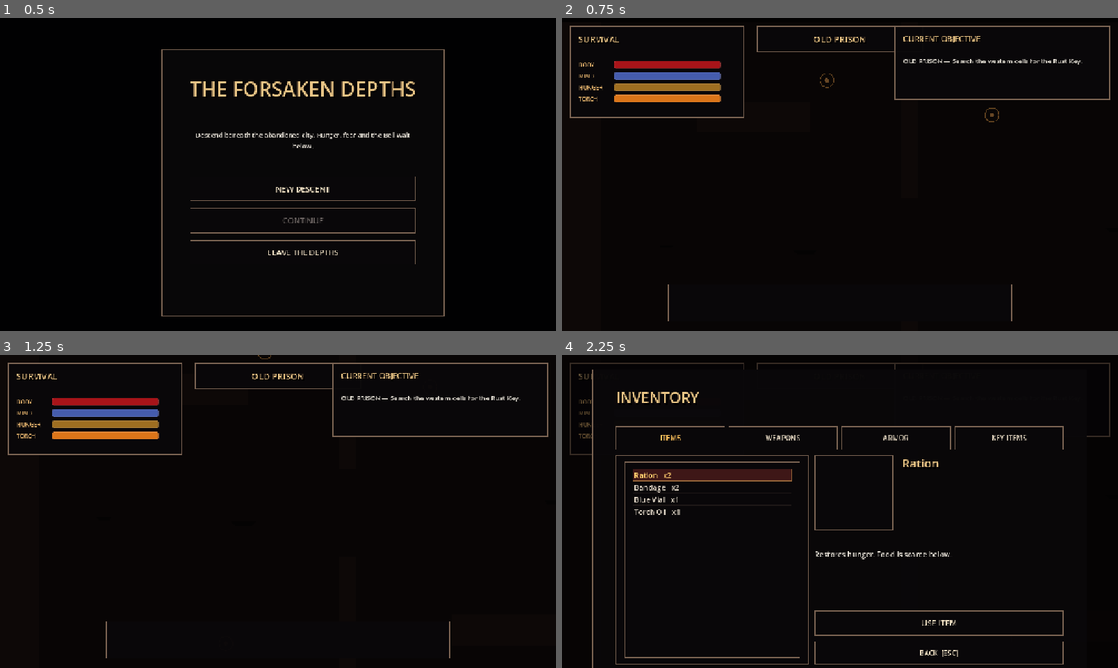
Above: before the commit, frames 1-4 (two rows, left to right).
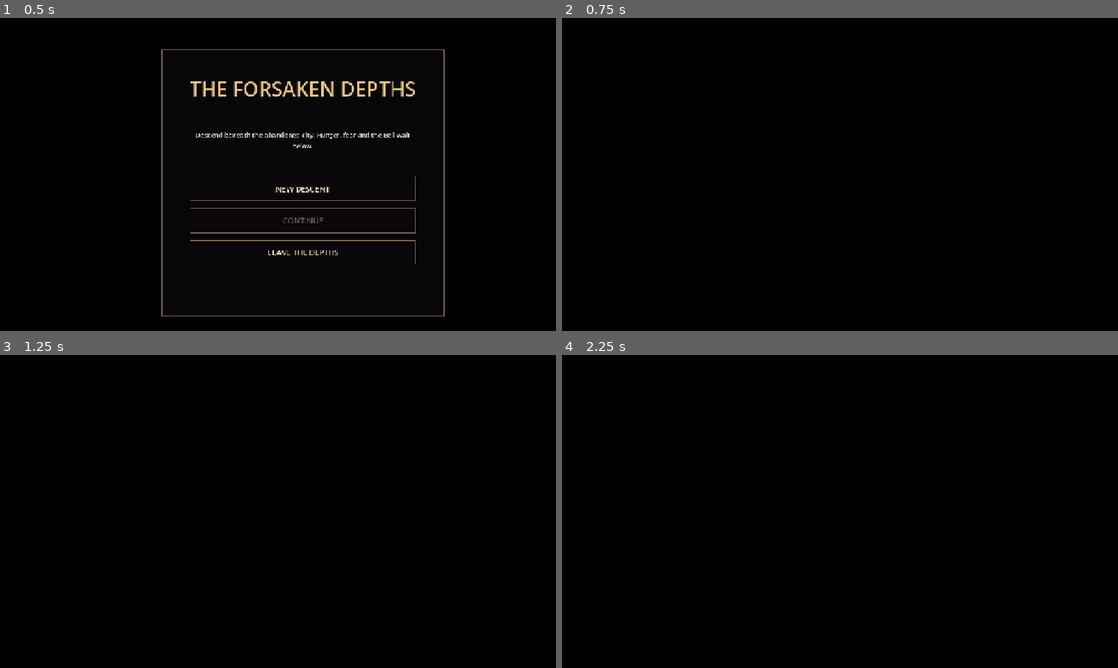
Above: after the commit, the same moments.

Repository: Worawit0/space-dodge-game01
Game: Godot game, scene res://scenes/main/main.tscn
Same seed, same stepped clock (60 frames per second), same inputs: the game is played once before the commit and once after it.
Inputs:
- Up to frame 1 (0.5 s): no input
- Up to frame 2 (0.75 s): click "NEW DESCENT" at 0.5 s
- Up to frame 3 (1.25 s): no input
- Up to frame 4 (2.25 s): tap Enter at 1.25 s; hold D 1.28-2.03 s; tap E at 1.35 s; tap Space at 1.52, 2 s; hold S from 2.03 s (still down); tap I at 2.1 s

Frame 1 is identical in both runs. In frame 2, 3.7% of the frame differs, in the area x 1-99%, y 2-97%; in frame 3, 3.7%; in frame 4, 5.3%, in the area x 1-99%, y 2-100%.
Error after the commit: Parse Error: Cannot infer the type of "x" variable because the value doesn't have a set type. (res://scripts/world/game_world.gd:207)

Commit message:
V9 HUD area titles

Diff:
--- a/forsaken_v7/scripts/world/game_world.gd
+++ b/forsaken_v7/scripts/world/game_world.gd
@@ -36,6 +36,7 @@
 	GameState.inventory_changed.connect(_update_objective)
 	AudioManager.play_ambient()
 	_update_objective()
+	_update_area()
 	GameState.message_requested.emit("The descent begins. Find the Rust Key in the western prison cells.")
 
 func _build_lighting() -> void:
@@ -198,6 +199,20 @@
 		position_accum = 0.0
 		GameState.player_position = player.global_position
 	_update_objective()
+	_update_area()
+
+func _update_area() -> void:
+	if not hud or not player:
+		return
+	var x := player.global_position.x
+	var area := "OLD PRISON"
+	if x >= 2040.0:
+		area = "HEART OF THE BELL"
+	elif x >= 1600.0:
+		area = "TEMPLE DISTRICT"
+	elif x >= 800.0:
+		area = "ABANDONED INFIRMARY"
+	hud.set_area(area)
 
 func _toggle_inventory() -> void:
 	if battle_active:
